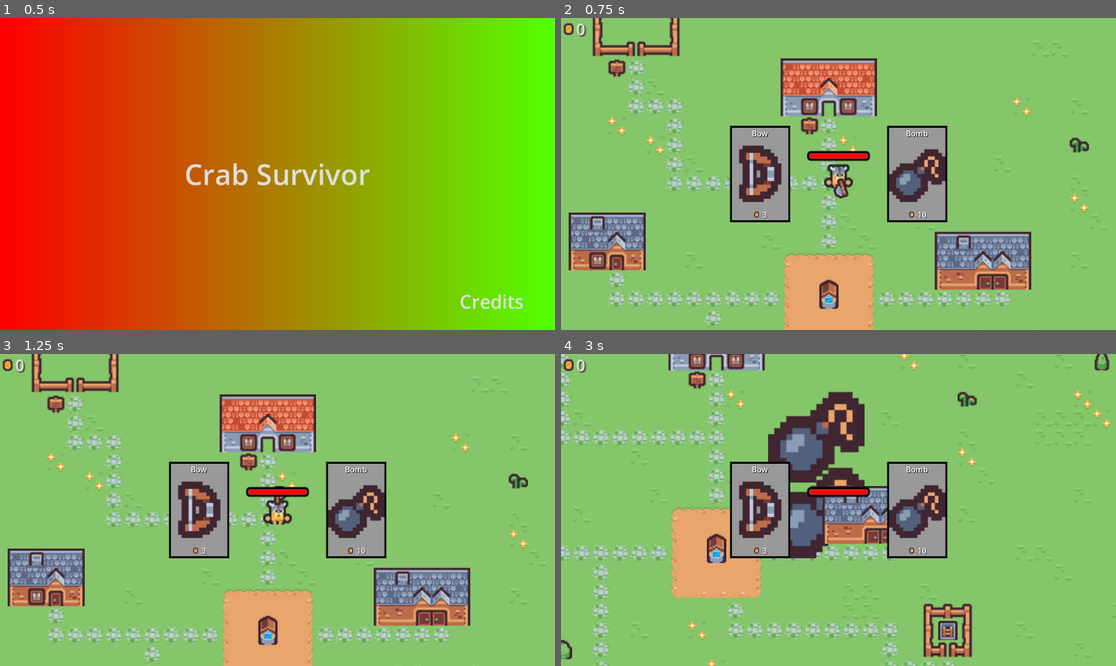
Above: before the commit, frames 1-4 (two rows, left to right).
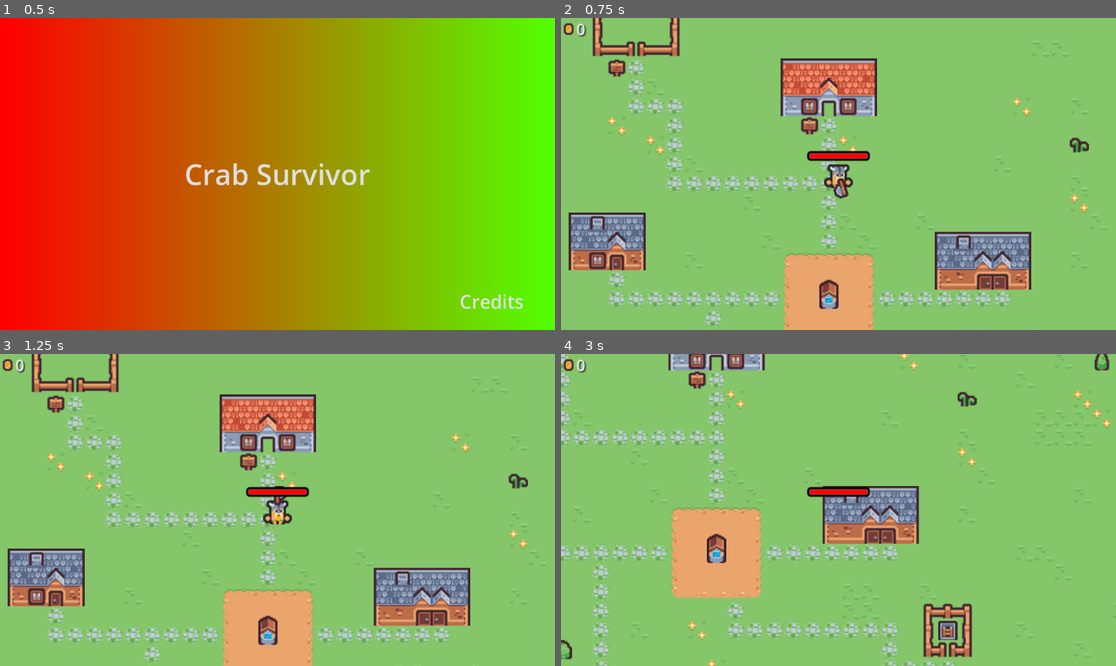
Above: after the commit, the same moments.

Repository: GodEmperorDaniel/crab-survivor
Game: Godot game, scene res://Scenes/Main_Menu.tscn
Two runs of this game, one before a commit and one after it. Both use one fixed random seed, a clock stepped at 60 frames per second and the inputs below.
Inputs (mouse positions are in pixels of both pictures, inside the frame that each line leads up to):
- Up to frame 1 (0.5 s): no input
- Up to frame 2 (0.75 s): click "Crab Survivor" at 0.5 s
- Up to frame 3 (1.25 s): no input
- Up to frame 4 (3 s): move the mouse to (960, 494) at 1.27 s; hold D (move_right) 1.28-2.03 s; hold B (bomb) 1.28-2.03 s; click (960, 494) at 1.35 s; move the mouse to (727, 525) at 2.02 s; hold S (move_down) 2.03-2.78 s; tap B (bomb) at 2.1 s; click (727, 525) at 2.3 s; move the mouse to (894, 441) at 2.77 s; hold D (move_right) from 2.78 s (still down); hold B (bomb) from 2.78 s (still down); click (894, 441) at 2.85 s

Frame 1 is identical in both runs. In frame 2, 6.8% of the frame differs, in the area x 30-70%, y 34-66%; in frame 3, 6.8%; in frame 4, 11%, in the area x 30-70%, y 12-66%.

Commit message:
Fixed victory screen and next wave prompt blocking clicks

Diff:
--- a/Scenes/HUD.tscn
+++ b/Scenes/HUD.tscn
@@ -25,6 +25,7 @@
 offset_right = 48.0
 offset_bottom = 23.0
 scale = Vector2(2, 2)
+mouse_filter = 2
 theme_override_constants/separation = 0
 
 [node name="Icon" type="TextureRect" parent="HUD/Cash"]
@@ -42,6 +43,7 @@
 "
 
 [node name="Shop" type="HBoxContainer" parent="HUD"]
+visible = false
 layout_mode = 1
 anchors_preset = 15
 anchor_right = 1.0
@@ -64,12 +66,14 @@
 size_flags_horizontal = 6
 size_flags_vertical = 4
 item_name = "Bomb"
-item_cost = 10
+item_cost = 1
 item_icon = ExtResource("5_rlpmj")
 is_item_consumable = true
 
 [node name="WaveCleared" parent="." instance=ExtResource("4_8h3ty")]
 visible = false
+mouse_filter = 2
 
 [node name="Victory" parent="." instance=ExtResource("5_wv2nk")]
 visible = false
+mouse_filter = 2
--- a/Scenes/Player.tscn
+++ b/Scenes/Player.tscn
@@ -1,15 +1,46 @@
-[gd_scene load_steps=13 format=3 uid="uid://dn1no82mkvohx"]
+[gd_scene load_steps=17 format=3 uid="uid://dn1no82mkvohx"]
 
 [ext_resource type="SpriteFrames" uid="uid://3dubb53wq3h" path="res://Sprites/SpriteFrames/player_running.tres" id="1_agmoa"]
 [ext_resource type="Script" path="res://Scripts/Player.gd" id="1_wu3mh"]
-[ext_resource type="PackedScene" uid="uid://dfa4a3livjsy0" path="res://Scenes/Bow.tscn" id="2_d2wox"]
 [ext_resource type="Script" path="res://Scripts/WeaponPivot.gd" id="3_7mxgx"]
-[ext_resource type="PackedScene" path="res://Scenes/Bomb.tscn" id="3_rl6ch"]
-[ext_resource type="PackedScene" uid="uid://buvwbxu4otwmp" path="res://Scenes/Axe.tscn" id="4_2qjnj"]
+[ext_resource type="PackedScene" uid="uid://dmx7dh8lrjbh4" path="res://Scenes/Bomb.tscn" id="3_rl6ch"]
+[ext_resource type="PackedScene" uid="uid://d2ht2wwkchcs2" path="res://Scenes/Axe.tscn" id="4_2qjnj"]
+[ext_resource type="Script" path="res://Scripts/Arrow.gd" id="4_fqwxi"]
 [ext_resource type="Texture2D" uid="uid://8mf3v08lmirn" path="res://Tiles/tile_0118.png" id="4_wfoe2"]
-[ext_resource type="PackedScene" uid="uid://2d4syg6c6ihp" path="res://Scenes/HealthBar.tscn" id="5_sr1ur"]
+[ext_resource type="Texture2D" uid="uid://du1yohx7iwbre" path="res://Tiles/tile_0119.png" id="5_dejmv"]
+[ext_resource type="PackedScene" uid="uid://dow4vyaa53hfn" path="res://Scenes/HealthBar.tscn" id="5_sr1ur"]
 [ext_resource type="Script" path="res://Scripts/Bow.gd" id="5_ug4ou"]
-[ext_resource type="PackedScene" uid="uid://do818fx4jpskm" path="res://Scenes/Arrow.tscn" id="6_0tlba"]
+[ext_resource type="PackedScene" uid="uid://j3ap3cxdcgi8" path="res://Scenes/Arrow.tscn" id="6_0tlba"]
+
+[sub_resource type="CapsuleShape2D" id="CapsuleShape2D_lffpl"]
+radius = 5.0
+height = 20.0
+
+[sub_resource type="PackedScene" id="PackedScene_rj545"]
+_bundled = {
+"conn_count": 0,
+"conns": PackedInt32Array(),
+"editable_instances": [],
+"names": PackedStringArray("Arrow", "RigidBody2D", "collision_layer", "collision_mask", "gravity_scale", "lock_rotation", "script", "speed", "CollisionShape2D", "CollisionShape2D", "position", "shape", "ArrowSprite", "Sprite2D", "rotation", "texture"),
+"node_count": 3,
+"node_paths": [NodePath("."), NodePath(".")],
+"nodes": PackedInt32Array(-1, -1, 1, 0, -1, 6, 2, 0, 3, 1, 4, 2, 5, 3, 6, 4, 7, 5, 0, 1073741824, 0, 9, 8, -1, 2, 10, 6, 11, 7, 0, 1073741825, 0, 13, 12, -1, 2, 14, 8, 15, 9, 0),
+"variants": [8, 2, 0.0, true, ExtResource("4_fqwxi"), 300, Vector2(-0.292893, -0.707107), SubResource("CapsuleShape2D_lffpl"), -0.785398, ExtResource("5_dejmv")],
+"version": 3
+}
+
+[sub_resource type="PackedScene" id="PackedScene_88q1l"]
+_bundled = {
+"conn_count": 2,
+"conns": PackedInt32Array(1073741826, 1073741825, 9, 8, 2, 0, 0, 1073741828, 1073741827, 11, 10, 2, 0, 0),
+"editable_instances": [],
+"names": PackedStringArray("Bow", "Sprite2D", "texture", "script", "arrow", "ShootTimer", "Timer", "wait_time", "_on_attack_initiated", "attack_initiated", "_on_shoot_timer_timeout", "timeout"),
+"node_count": 2,
+"node_paths": [NodePath("."), NodePath("."), NodePath("."), NodePath("."), NodePath("ShootTimer")],
+"nodes": PackedInt32Array(-1, -1, 1, 0, -1, 3, 2, 0, 3, 1, 4, 2, 0, 1073741824, 0, 6, 5, -1, 1, 7, 3, 0),
+"variants": [ExtResource("4_wfoe2"), ExtResource("5_ug4ou"), SubResource("PackedScene_rj545"), 0.2],
+"version": 3
+}
 
 [sub_resource type="RectangleShape2D" id="RectangleShape2D_aq7ey"]
 size = Vector2(18, 20)
@@ -33,7 +64,7 @@
 collision_mask = 5
 script = ExtResource("1_wu3mh")
 speed = 100.0
-bow = ExtResource("2_d2wox")
+bow = SubResource("PackedScene_88q1l")
 bomb = ExtResource("3_rl6ch")
 
 [node name="CollisionShape2D" type="CollisionShape2D" parent="."]
--- a/Scenes/ShopItem.tscn
+++ b/Scenes/ShopItem.tscn
@@ -71,4 +71,3 @@
 text = "3"
 
 [connection signal="gui_input" from="Container/Details" to="." method="_on_details_input"]
-[connection signal="gui_input" from="Container/Details" to="Container" method="_on_gui_input"]
--- a/Scenes/Victory.tscn
+++ b/Scenes/Victory.tscn
@@ -34,6 +34,7 @@
 anchor_bottom = 1.0
 grow_horizontal = 2
 grow_vertical = 2
+mouse_filter = 1
 
 [node name="VerticalBox" type="VBoxContainer" parent="."]
 layout_mode = 1
--- a/Scripts/Player.gd
+++ b/Scripts/Player.gd
@@ -7,6 +7,8 @@
 @onready var animation = $Animation
 @onready var health_bar = $HealthBar
 
+var bombs := 0
+
 var coins : int = 0 :
 	get:
 		return HUD.coins
@@ -14,6 +16,9 @@
 		HUD.coins = new_value
 
 var movement : Vector2 = Vector2.ZERO
+
+func _ready():
+	HUD.item_bought.connect(_item_bought)
 
 func _process(delta):
 	process_movement()
@@ -39,8 +44,9 @@
 	move_and_collide(movement * delta)
 
 func _input(event):
-	if event.is_action_pressed("bomb"):
+	if event.is_action_pressed("bomb") and bombs > 0:
 		create_bomb()
+		bombs -= 1
 
 func create_bomb():
 	var new_bomb := bomb.instantiate()
@@ -62,3 +68,8 @@
 
 func _on_coin_picked_up():
 	coins += 1
+
+func _item_bought(item : String):
+	if item == "Bomb":
+		print("We now have", bombs, "bombs")
+		bombs += 1
--- a/Scripts/ShopItem.gd
+++ b/Scripts/ShopItem.gd
@@ -18,5 +18,5 @@
 	_cost.text = str(item_cost)
 
 func _on_details_input(event):
-	if event is InputEventMouseButton:
+	if event is InputEventMouseButton and event.pressed:
 		attempt_buy.emit(self)
Not shown: 1 places in Scenes/Bow.tscn that only renumber resources
Not shown: 1 places in Scenes/HUD.tscn that only renumber resources
Not shown: 1 places in Scenes/Victory.tscn that only renumber resources
